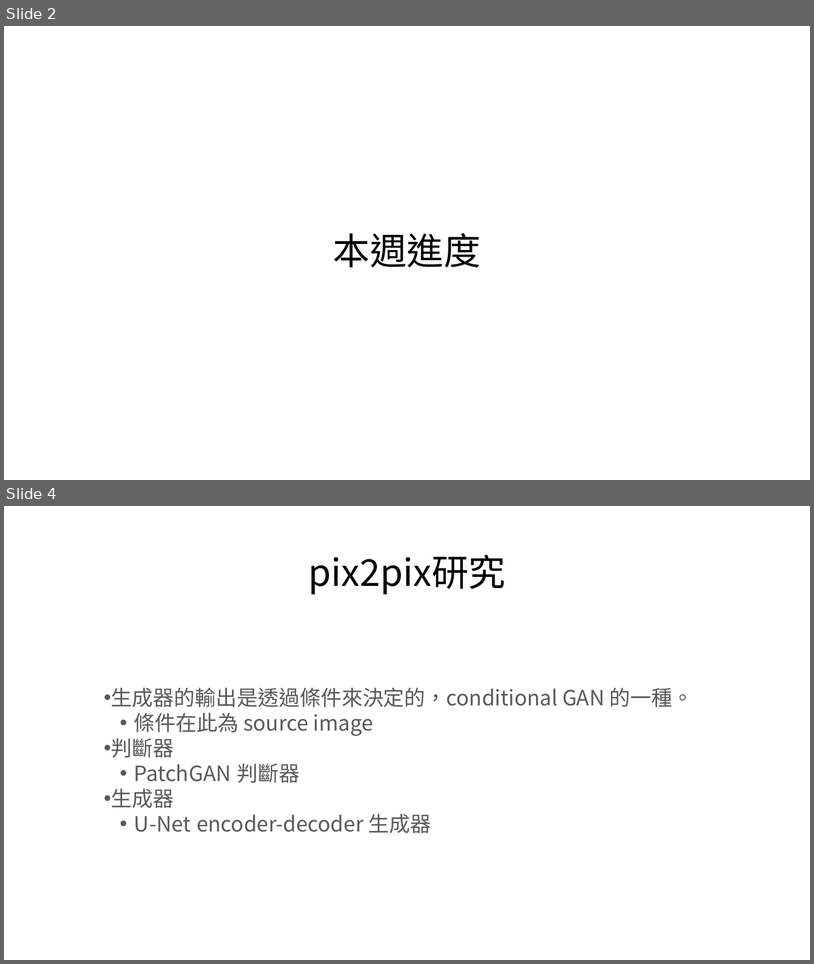
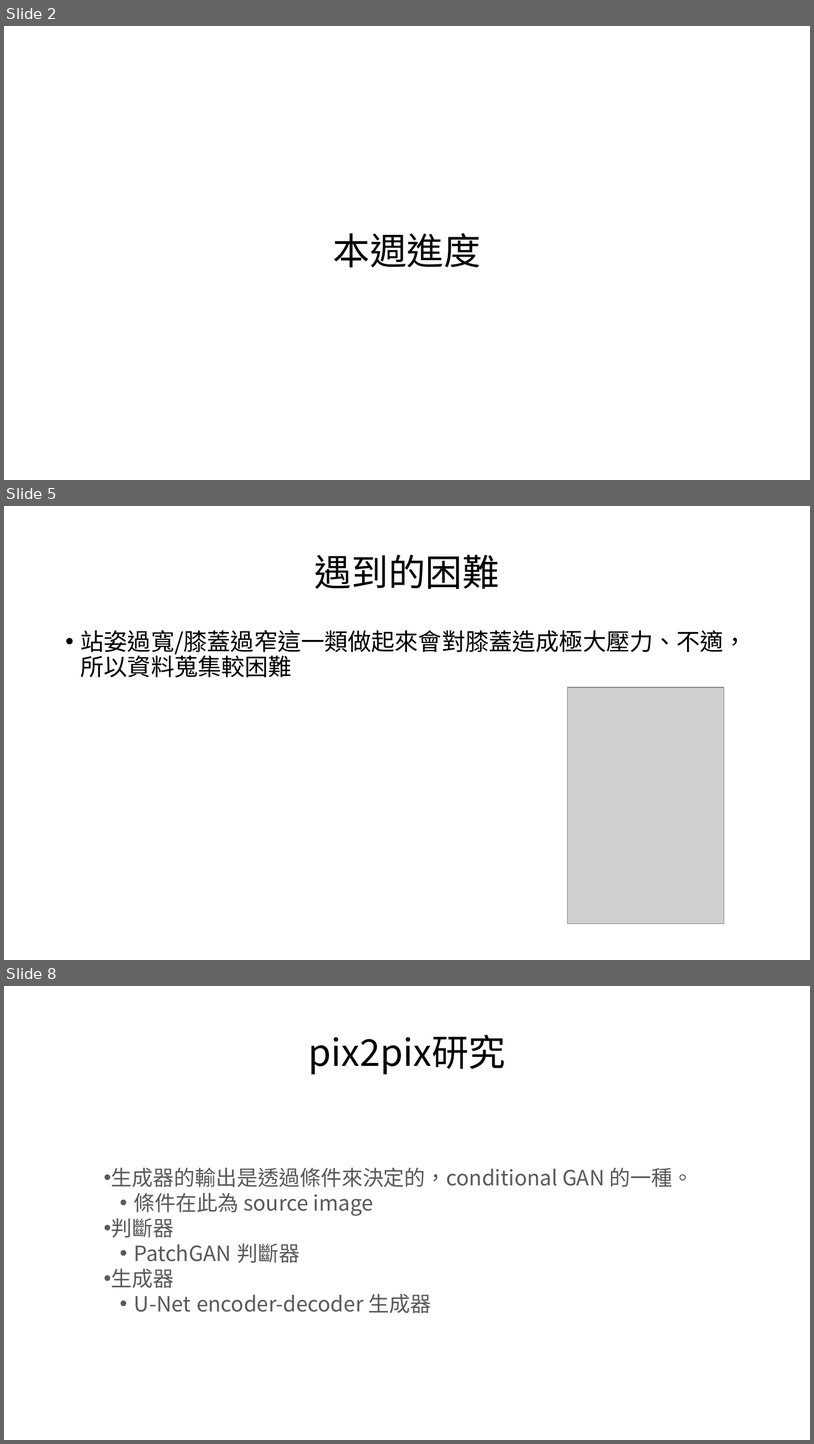
Before and after one commit to mizulun/seatpose-system, a slide deck: week21進度報告.pptx. Shown one above the other, each under a label of ours: slides 2 and 4 before the commit, slides 2, 5 and 8 after it; the slides between them are not shown. The pictures are 814x964 and 814x1444 pixels, drawn with LibreOffice and Linux fonts; fonts in the diff are those of the drawing; grey boxes stand for pictures. Boxes give left, top, right and bottom in pixels: in the first picture for what was removed or moved away, otherwise in the second. Text is boxed around its words. In the diff, an @@ line names an element or a change of style, - is before the commit and + after.

Commit message:
增加資料蒐集過程

```diff
--- a/week21進度報告.pptx
+++ b/week21進度報告.pptx
@@ slide 5 added at (x1=4, y1=506, x2=810, y2=960), background #FFFFFF @@
@@ title added at (x1=315, y1=555, x2=500, y2=589), 44 pt, text #000000 @@
+遇到的困難
@@ text added at (x1=81, y1=630, x2=747, y2=678), 28 pt, text #000000 @@
+• 站姿過寬/膝蓋過窄這一類做起來會對膝蓋造成極大壓力、不適，所以資料蒐集較困難
@@ picture added at (x1=568, y1=687, x2=724, y2=924) @@
@@ what was slide 4 is now slide 8 @@
```
Also in this commit, not shown: 1 slide changed, 3 other slides added.
